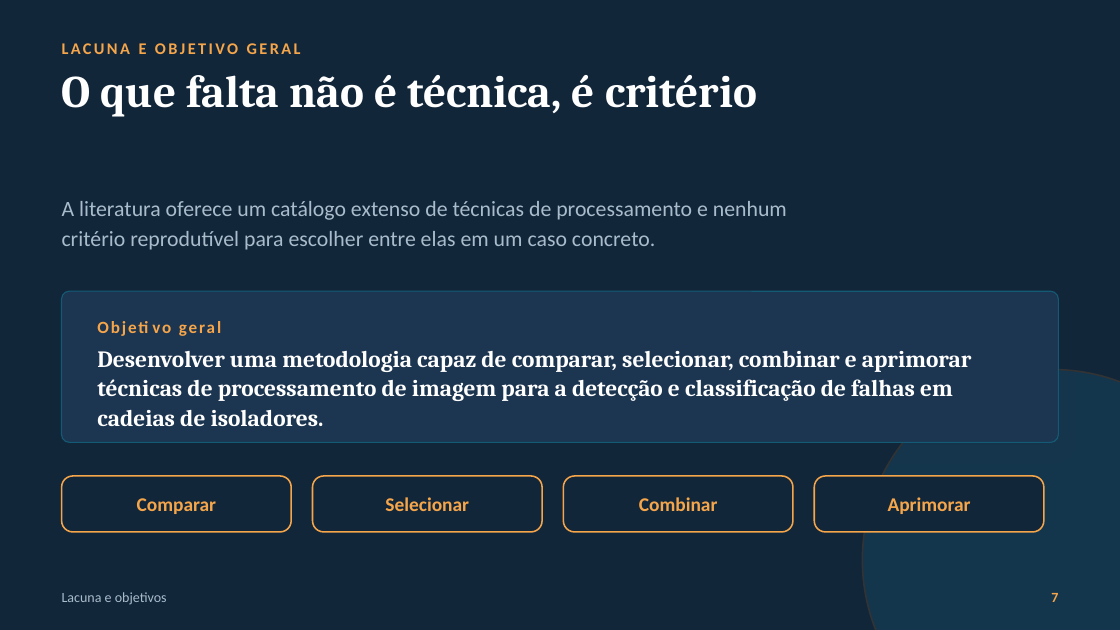
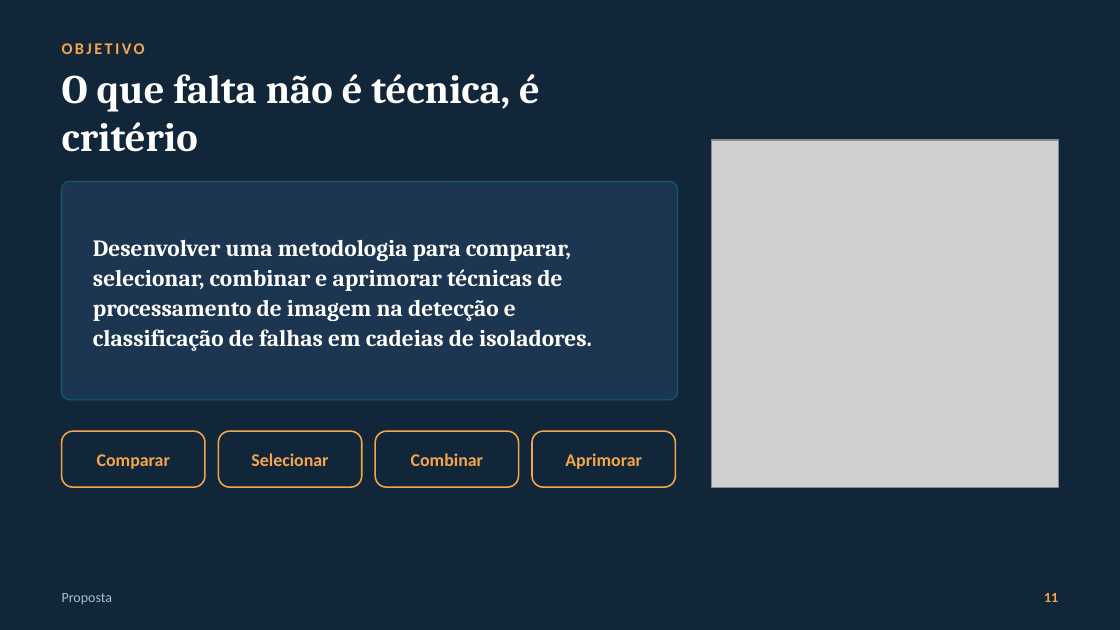
Before and after one commit to luanws/masters-thesis, a slide deck: slide 11 of presentation/defesa.pptx (slide 7 before the commit). Drawn at 1120x630 pixels with LibreOffice and Linux fonts; fonts in the diff are those of the drawing; grey boxes stand for pictures. Boxes give left, top, right and bottom in pixels: in the first picture for what was removed or moved away, otherwise in the second. Text is boxed around its words. In the diff, an @@ line names an element or a change of style, - is before the commit and + after.

```diff
--- a/presentation/defesa.pptx
+++ b/presentation/defesa.pptx
@@ text at bbox=[62, 43, 145, 54]: text changed; size 11 to 10.5 pt @@
-Objetivo geral
+OBJETIVO
@@ text removed at bbox=[62, 43, 301, 54] @@
-LACUNA E OBJETIVO GERAL
@@ text "O que falta não é ..." at bbox=[62, 74, 540, 152]: size 29 to 26 pt @@
@@ picture added at bbox=[711, 140, 1058, 487] @@
@@ rounded rectangle: place and size @@
-rounded rectangle at bbox=[62, 291, 1058, 442]
+rounded rectangle at bbox=[62, 181, 678, 400]
@@ rounded rectangle at bbox=[62, 181, 678, 400]: shadow off; proportions changed @@
@@ text removed at bbox=[62, 201, 787, 250] @@
-A literatura oferece um catálogo extenso de técnicas de processamento e nenhum critério reprodutível para escolher entre elas em um caso concreto.
@@ text at bbox=[93, 240, 592, 351]: text changed @@
-Desenvolver uma metodologia capaz de comparar, selecionar, combinar e aprimorar técnicas de processamento de imagem para a detecção e classificação de falhas em cadeias de isoladores.
+Desenvolver uma metodologia para comparar, selecionar, combinar e aprimorar técnicas de processamento de imagem na detecção e classificação de falhas em cadeias de isoladores.
@@ ellipse removed at bbox=[862, 370, 1120, 630] @@
@@ text "Comparar": place and size @@
-text "Comparar" at bbox=[137, 498, 216, 514]
+text "Comparar" at bbox=[97, 454, 170, 469]
@@ rounded rectangle: place and size @@
-rounded rectangle at bbox=[62, 476, 291, 532]
+rounded rectangle at bbox=[62, 431, 205, 487]
@@ text "Selecionar": place and size @@
-text "Selecionar" at bbox=[385, 497, 469, 511]
+text "Selecionar" at bbox=[251, 453, 328, 466]
@@ rounded rectangle added at bbox=[218, 431, 362, 487], fill #12263A, outline #F5A54A 1 pt @@
@@ text "Combinar": place and size @@
-text "Combinar" at bbox=[639, 497, 718, 511]
+text "Combinar" at bbox=[411, 453, 483, 466]
@@ rounded rectangle: place and size @@
-rounded rectangle at bbox=[312, 476, 542, 532]
+rounded rectangle at bbox=[375, 431, 519, 487]
@@ size 12.5 to 11.5 pt in 4 elements at bbox=[97, 454, 170, 469], bbox=[251, 453, 328, 466], bbox=[411, 453, 483, 466], bbox=[565, 453, 642, 469] @@
@@ text "Aprimorar": place and size @@
-text "Aprimorar" at bbox=[888, 497, 971, 514]
+text "Aprimorar" at bbox=[565, 453, 642, 469]
@@ rounded rectangle: place and size @@
-rounded rectangle at bbox=[563, 476, 793, 532]
+rounded rectangle at bbox=[532, 431, 675, 487]
@@ rounded rectangle removed at bbox=[814, 476, 1044, 532] @@
@@ text removed at bbox=[62, 592, 167, 605] @@
-Lacuna e objetivos
@@ text added at bbox=[62, 593, 113, 604], 9 pt, text #A9BCCC @@
+Proposta
@@ text added at bbox=[1044, 593, 1058, 602], 9 pt, text #F5A54A, bold @@
+11
@@ text removed at bbox=[1051, 593, 1058, 602] @@
-7
```
Also in this commit, not shown: 15 other slides changed, 19 slides added, 14 slides removed, 27 other files.
